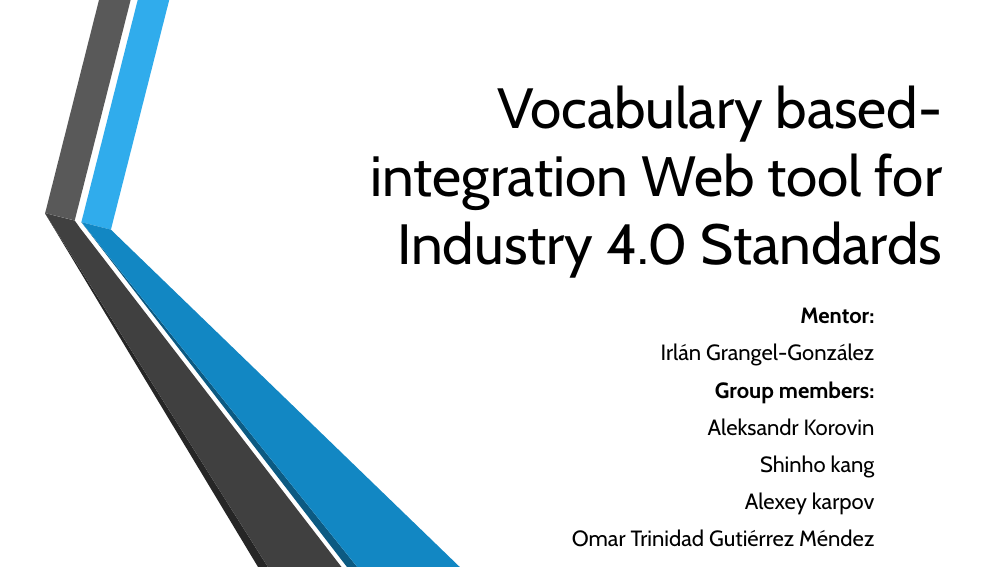
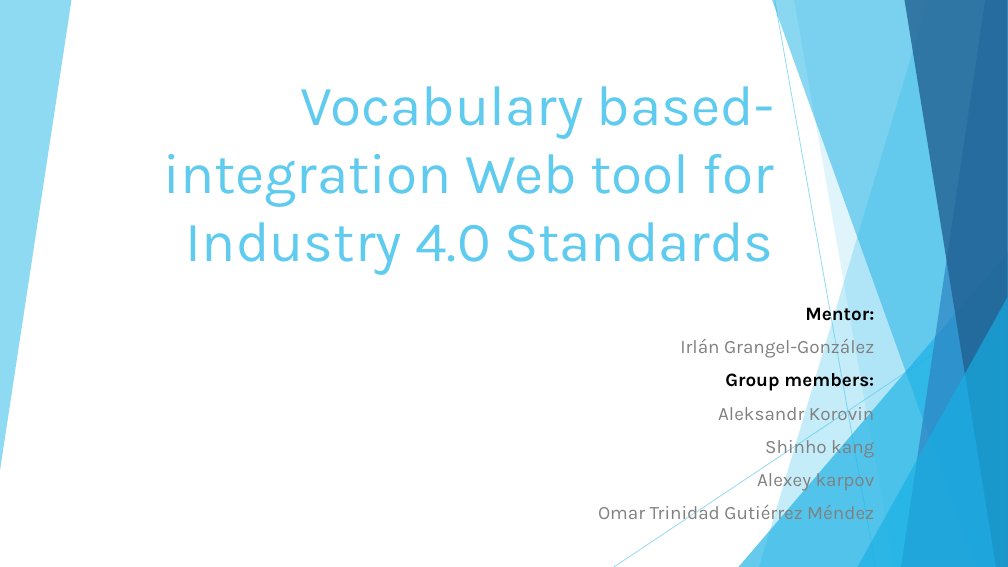
Before and after one commit to BonnWestCoast/Semantify.io-docs, a slide deck: slide 1 of 3architecture/Architecture.pptx. Drawn at 1008x567 pixels with LibreOffice and Linux fonts; fonts in the diff are those of the drawing; background and template pictures are left out. Boxes give left, top, right and bottom in pixels: in the first picture for what was removed or moved away, otherwise in the second. Text is boxed around its words. In the diff, an @@ line names an element or a change of style, - is before the commit and + after.

```diff
--- a/3architecture/Architecture.pptx
+++ b/3architecture/Architecture.pptx
@@ title "Vocabulary based-integration Web tool for ...": place and size @@
-title "Vocabulary based-integration Web tool for ..." at bbox=[371, 85, 943, 277]
+title "Vocabulary based-integration Web tool for ..." at bbox=[163, 86, 774, 275]
@@ title "Vocabulary based-integration Web tool for ..." at bbox=[163, 86, 774, 275]: font Cabin to Karla, text colour #000000 to #5FCBEF @@
@@ group removed at bbox=[45, 0, 461, 567]: 6 freeform shapes @@
@@ subtitle "Mentor:" at bbox=[598, 303, 875, 525]: size 21 to 18 pt, font Cabin to Karla; text colour #000000 to #808080 in "Irlán Grangel-González", "Aleksandr Korovin", "Shinho kang", "Alexey karpov" and 1 more places @@
@@ group added at bbox=[0, 0, 1008, 567]: 6 freeform shapes, 2 lines, 2 triangles @@
```
Also in this commit, not shown: 1 other slide changed, 3 other files.
